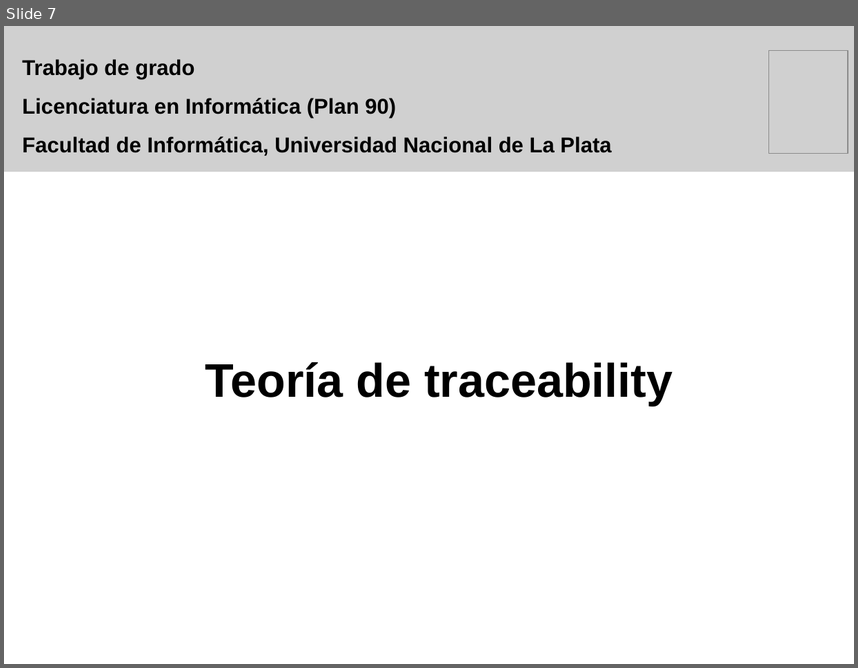
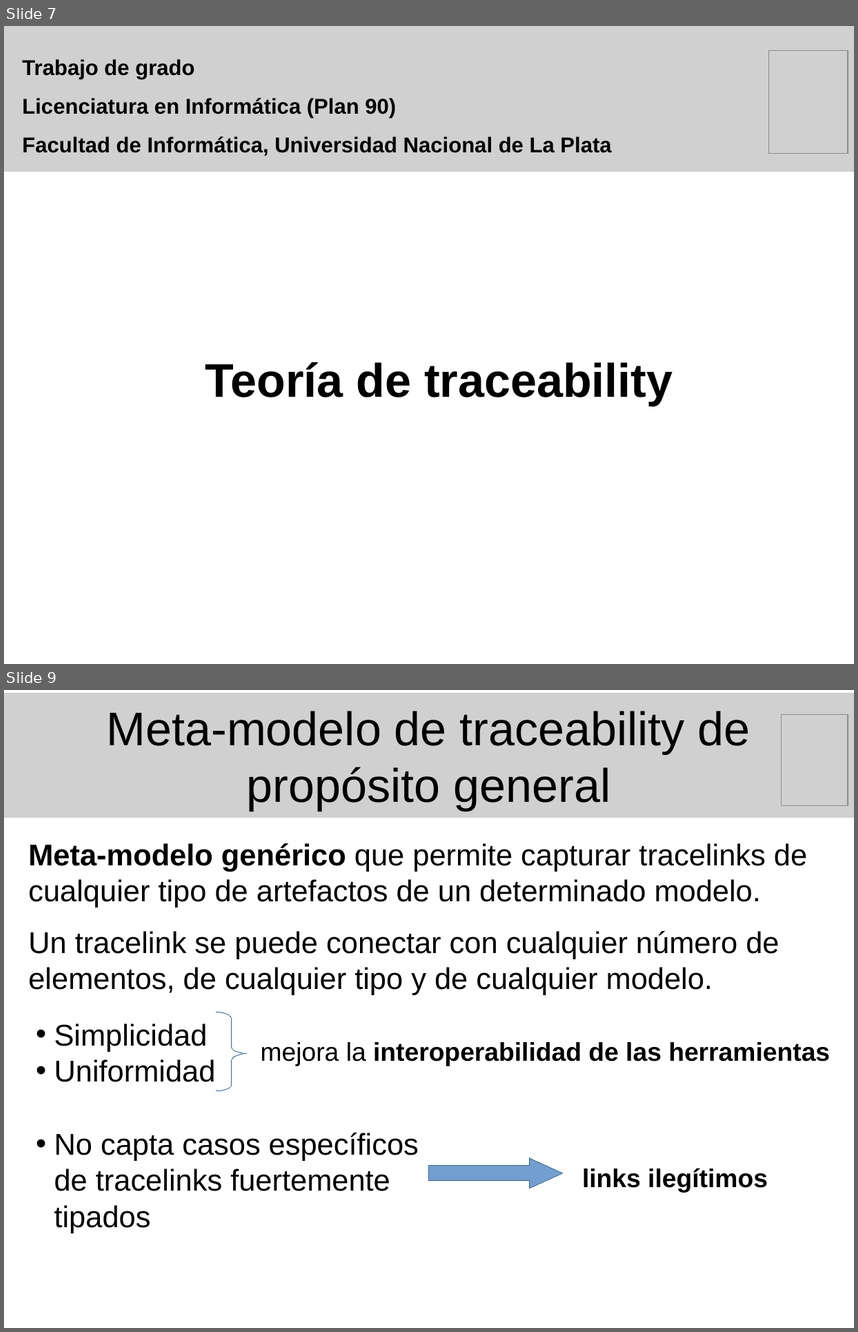
Before and after one commit to marianogili/TraceabilityEditor, a slide deck: Presentacion/PresentacionGili.odp. Shown one above the other, each under a label of ours: slide 7 before the commit, slides 7 and 9 after it; the slides between them are not shown. The pictures are 858x668 and 858x1332 pixels, drawn with LibreOffice and Linux fonts; fonts in the diff are those of the drawing; grey boxes stand for pictures. Boxes give left, top, right and bottom in pixels: in the first picture for what was removed or moved away, otherwise in the second. Text is boxed around its words. In the diff, an @@ line names an element or a change of style, - is before the commit and + after.

Commit message:
Presentación de la tesis: Tería de traceability -> Meta-modelos de traceability.

```diff
--- a/Presentacion/PresentacionGili.odp
+++ b/Presentacion/PresentacionGili.odp
@@ slide 9 added at (x1=4, y1=690, x2=854, y2=1328), background #FFFFFF @@
@@ picture added at (x1=4, y1=693, x2=854, y2=818), 44 pt, text #000000 @@
+Meta-modelo de traceability de propósito general
@@ picture added at (x1=782, y1=714, x2=849, y2=805) @@
@@ text added at (x1=28, y1=843, x2=807, y2=995), 28 pt, text #000000 @@
+Meta-modelo genérico que permite capturar tracelinks de cualquier tipo de artefactos de un determinado modelo.
+Un tracelink se puede conectar con cualquier número de elementos, de cualquier tipo y de cualquier modelo.
@@ freeform shape added at (x1=217, y1=1012, x2=247, y2=1090), outline #3465A4 0 pt @@
@@ text added at (x1=54, y1=1023, x2=216, y2=1082), 28 pt, text #000000 @@
+• Simplicidad
+• Uniformidad
@@ text added at (x1=261, y1=1042, x2=830, y2=1066), 24 pt, text #000000, bold @@
+mejora la interoperabilidad de las herramientas
@@ text added at (x1=54, y1=1132, x2=419, y2=1233), 28 pt, text #000000 @@
+• No capta casos específicos de tracelinks fuertemente tipados
@@ right arrow added at (x1=429, y1=1157, x2=562, y2=1188), fill #729FCF, outline #3465A4 0 pt @@
@@ text added at (x1=582, y1=1167, x2=768, y2=1192), 24 pt, text #000000, bold @@
+links ilegítimos
```
Also in this commit, not shown: 2 other slides added, 11 slides removed.
